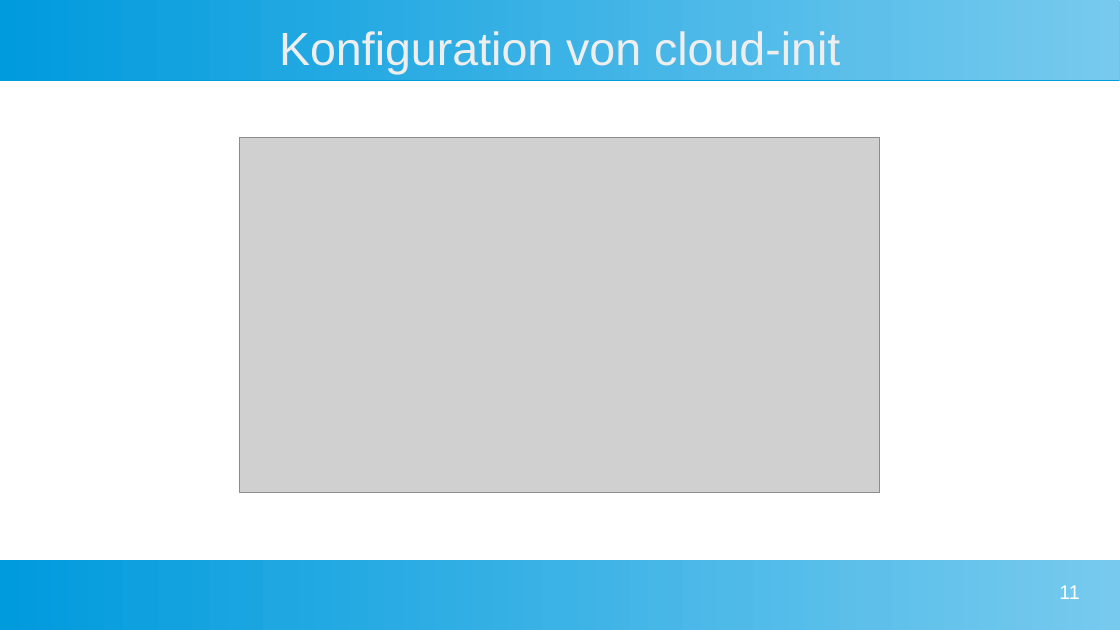
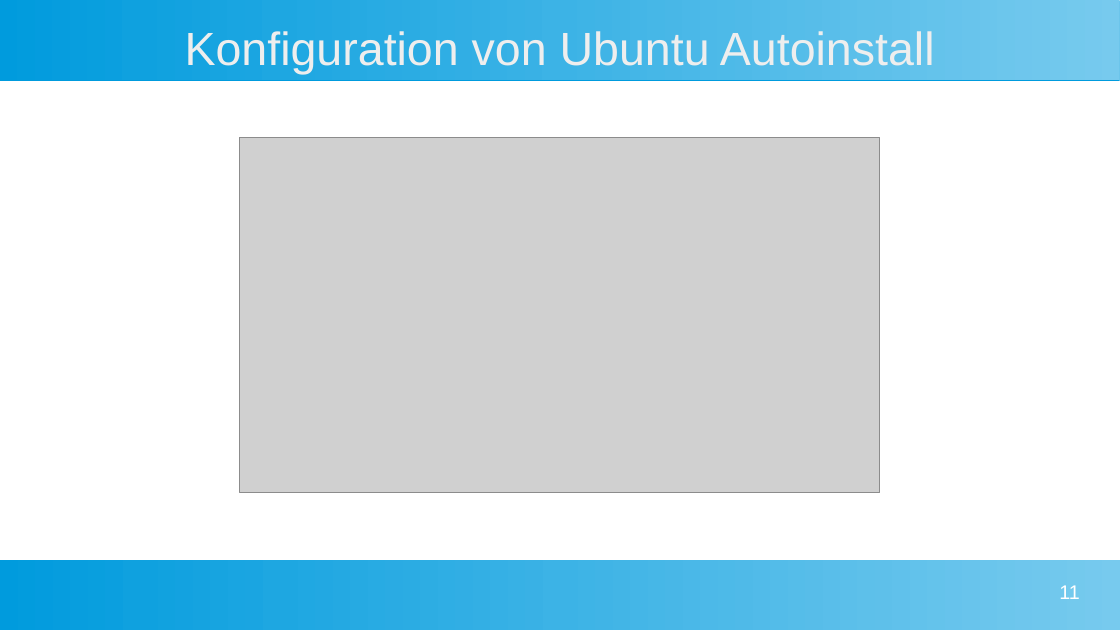
Before and after one commit to NemanjaTomic57/packer-workshop, a slide deck: slide 11 of presentation/day2.odp. Drawn at 1120x630 pixels with LibreOffice and Linux fonts; fonts in the diff are those of the drawing; grey boxes stand for pictures. Boxes give left, top, right and bottom in pixels: in the first picture for what was removed or moved away, otherwise in the second. Text is boxed around its words. In the diff, an @@ line names an element or a change of style, - is before the commit and + after.

```diff
--- a/presentation/day2.odp
+++ b/presentation/day2.odp
@@ title at [185,31,935,74]: text changed @@
-Konfiguration von cloud-init
+Konfiguration von Ubuntu Autoinstall
```
Also in this commit, not shown: 2 other slides changed, 5 slides added, 2 other files.
